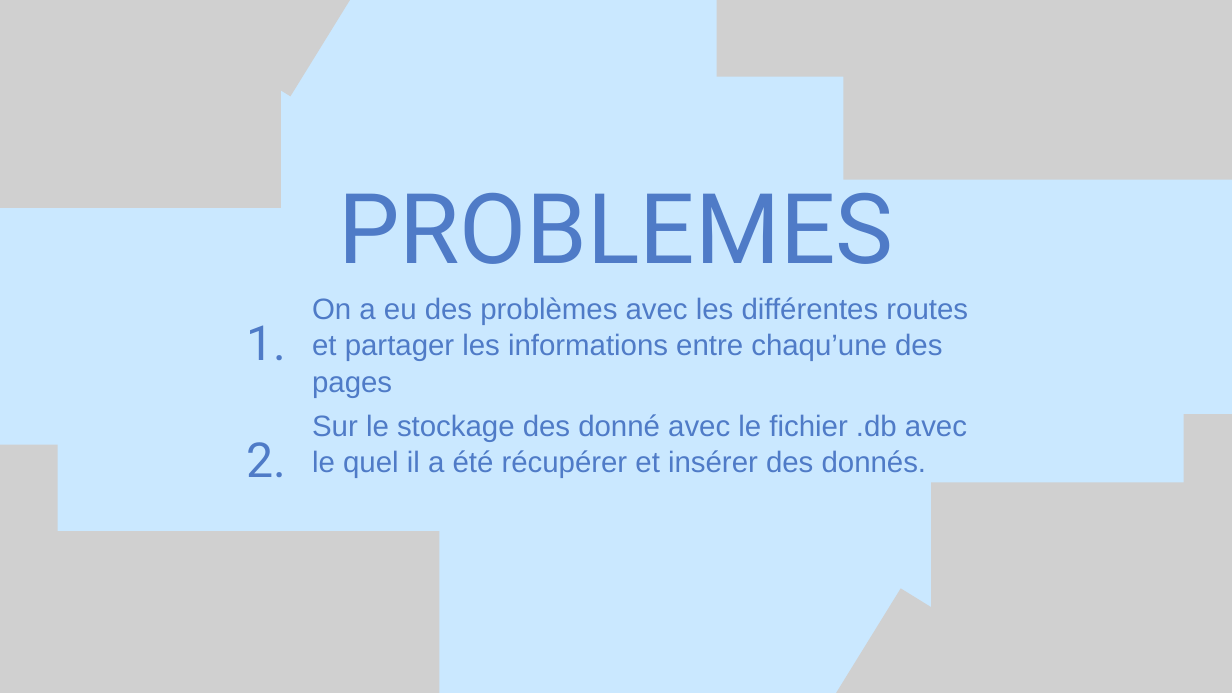
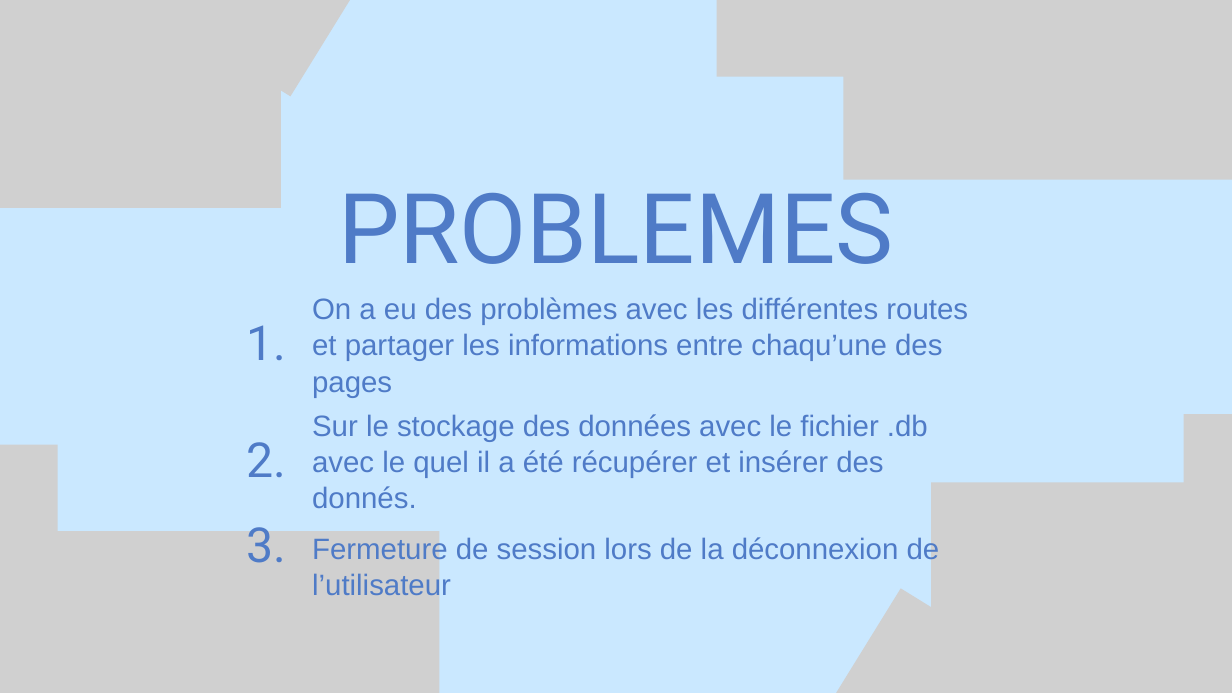
Before and after one commit to Eudo08/2025_2026_nsi_lndb_term4_gp1, a slide deck: slide 4 of Bonn BOuf (1).pptx. Drawn at 1232x693 pixels with LibreOffice and Linux fonts; fonts in the diff are those of the drawing; grey boxes stand for pictures. Boxes give left, top, right and bottom in pixels: in the first picture for what was removed or moved away, otherwise in the second. Text is boxed around its words. In the diff, an @@ line names an element or a change of style, - is before the commit and + after.

```diff
--- a/Bonn BOuf (1).pptx
+++ b/Bonn BOuf (1).pptx
@@ text at <box>312,414,928,508</box>: text changed @@
-Sur le stockage des donné avec le fichier .db avec le quel il a été récupérer et insérer des donnés.
+Sur le stockage des données avec le fichier .db avec le quel il a été récupérer et insérer des donnés.
@@ text added at <box>246,518,286,563</box>, 56.4 pt, text #4F7BC7 @@
+3.
@@ text added at <box>312,536,940,601</box>, 34.4 pt, text #4F7BC7 @@
+Fermeture de session lors de la déconnexion de l’utilisateur
```
Also in this commit, not shown: 1 other slide changed.
